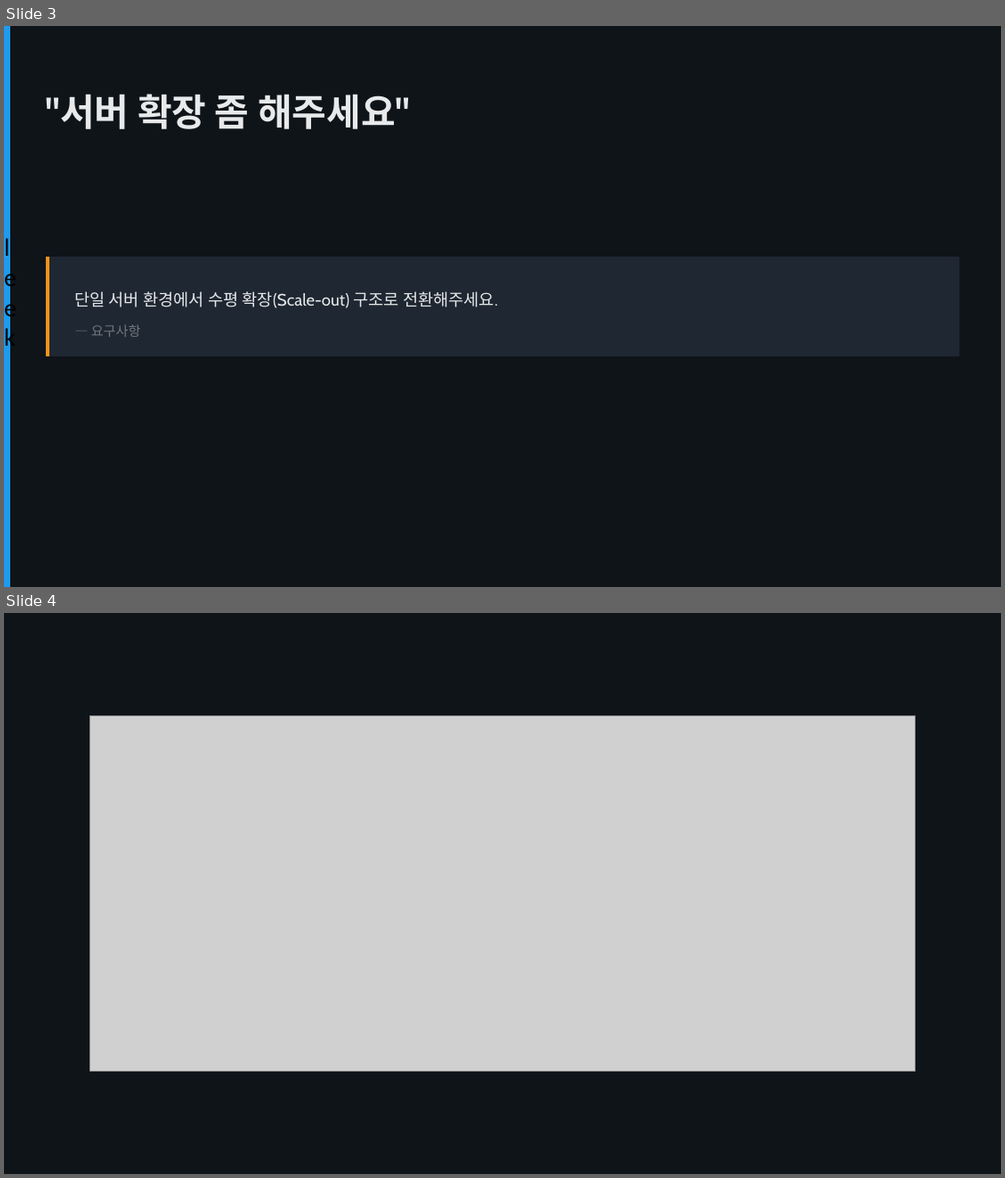
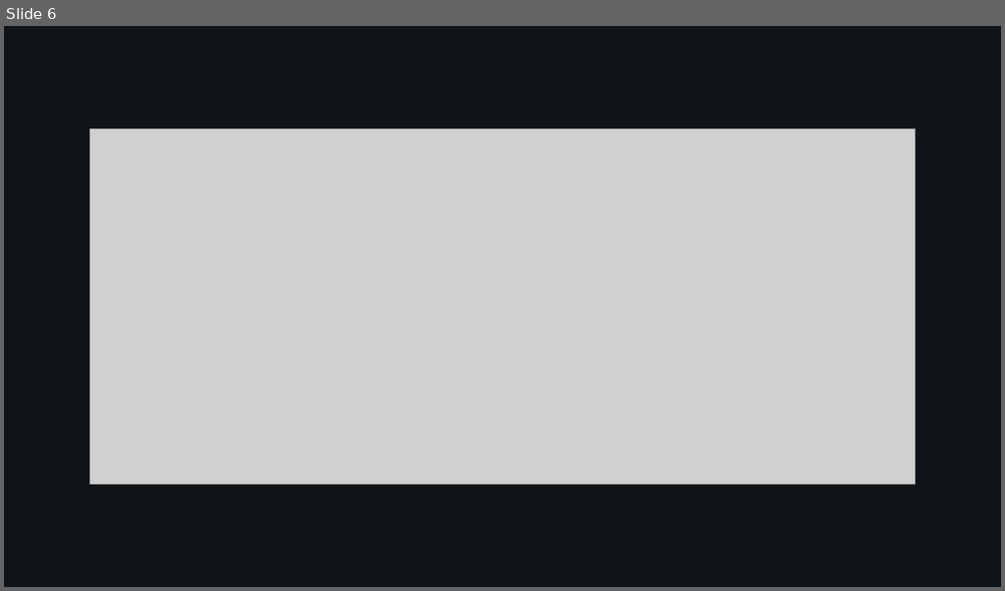
Before and after one commit to hsnyus-09/ts-backend-meetup, a slide deck: public/2601/session3.pptx. Shown one above the other, each under a label of ours: slides 3 and 4 before the commit, slide 6 after it. The pictures are 1005x1178 and 1005x591 pixels, drawn with LibreOffice and Linux fonts; fonts in the diff are those of the drawing; grey boxes stand for pictures. Boxes give left, top, right and bottom in pixels: in the first picture for what was removed or moved away, otherwise in the second. Text is boxed around its words. In the diff, an @@ line names an element or a change of style, - is before the commit and + after.

```diff
--- a/public/2601/session3.pptx
+++ b/public/2601/session3.pptx
@@ slide 3 removed at <box>4,26,1001,587</box>, background #0F1419 @@
@@ rectangle removed at <box>4,26,10,586</box> @@
-leek
@@ text removed at <box>46,94,410,129</box> @@
-"서버 확장 좀 해주세요"
@@ rectangle removed at <box>46,257,960,356</box> @@
@@ line removed from (48, 257) to (48, 356) @@
@@ text removed at <box>74,291,498,308</box> @@
-단일 서버 환경에서 수평 확장(Scale-out) 구조로 전환해주세요.
@@ text removed at <box>91,324,141,337</box> @@
-— 요구사항
@@ what was slide 4 is now slide 6 @@
```
Also in this commit, not shown: 8 slides changed, 3 slides added, 1 other slide removed, 1 other file.
